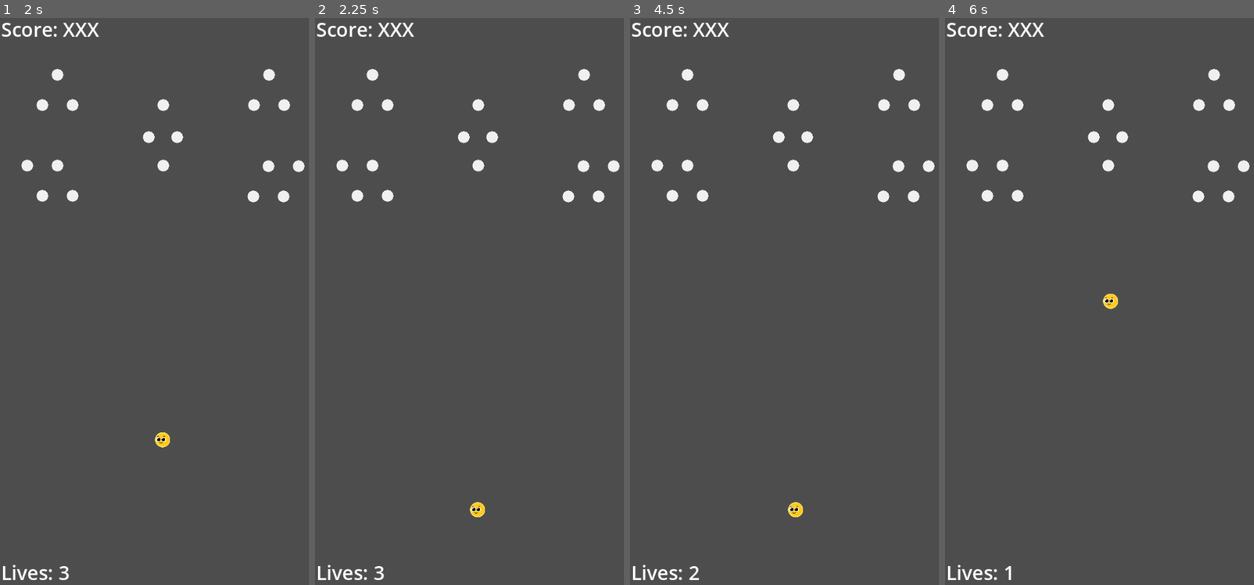
Above: before the commit, frames 1-4 (left to right).
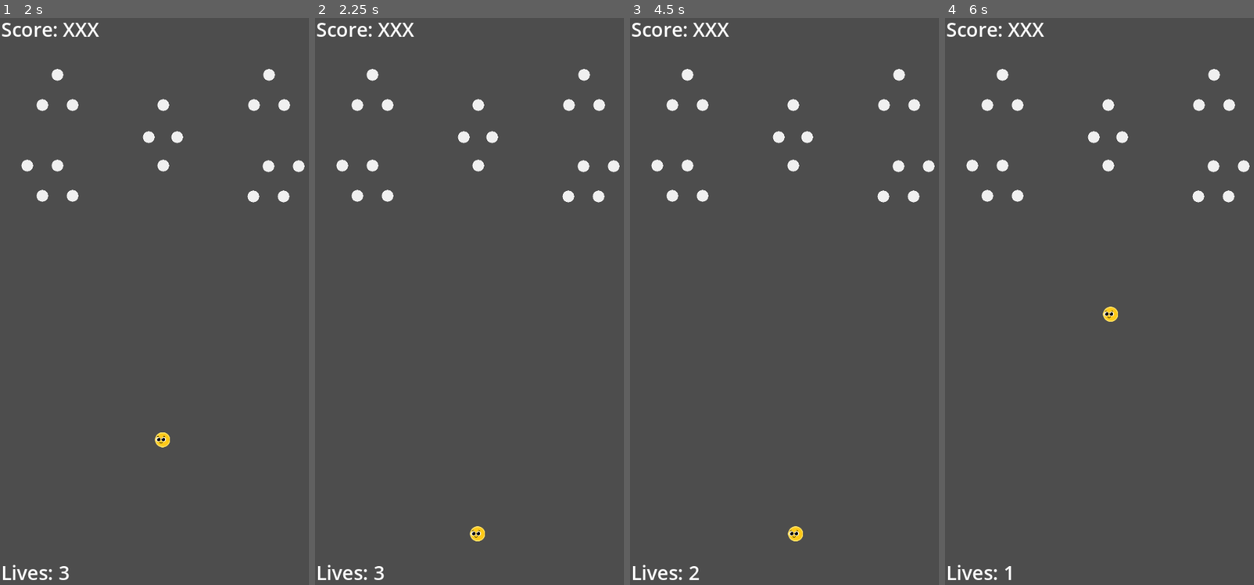
Above: after the commit, the same moments.

Repository: Khryptic/Team-Horseradish
Game: Godot game, scene res://scenes/main_scene.tscn
The game is run twice, just before and just after one commit, with the same random seed, the same clock (stepped at 60 frames per second) and the same inputs.
Inputs (mouse positions are in pixels of both pictures, inside the frame that each line leads up to):
- Up to frame 1 (2 s): tap Enter (ui_accept) at 0.5, 0.77, 1.52 s; move the mouse to (234, 273) at 0.52 s; hold Right (ui_right) from 0.53 s (still down); click (234, 273) at 0.6 s; move the mouse to (98, 335) at 1.27 s; click (98, 335) at 1.35 s
- Up to frame 2 (2.25 s): move the mouse to (509, 176) at 2.02 s; release Right (ui_right) at 2.03 s; hold Left (ui_left) from 2.03 s (still down); click (509, 176) at 2.1 s
- Up to frame 3 (4.5 s): move the mouse to (778, 420) at 2.77 s; release Left (ui_left) at 2.78 s; hold Right (ui_right) 2.78-4.28 s; click (778, 420) at 2.85 s; tap Enter (ui_accept) at 3.02, 3.77 s; move the mouse to (892, 392) at 3.52 s; click (892, 392) at 3.6 s; move the mouse to (694, 216) at 4.27 s; hold Left (ui_left) from 4.28 s (still down); click (694, 216) at 4.35 s
- Up to frame 4 (6 s): tap Enter (ui_accept) at 4.52 s; move the mouse to (1124, 307) at 5.02 s; release Left (ui_left) at 5.03 s; hold Right (ui_right) 5.03-5.78 s; click (1124, 307) at 5.1 s; move the mouse to (1059, 159) at 5.77 s; hold Left (ui_left) from 5.78 s (still down); click (1059, 159) at 5.85 s

Frame 1 is identical in both runs. In frame 2, 0.2% of the frame differs, in the area x 50-56%, y 85-93%; in frame 3, 0.2%; in frame 4, 0.2%.

Commit message:
Added trampoline drawing zone

Diff:
--- a/scenes/main_scene.tscn
+++ b/scenes/main_scene.tscn
@@ -14,6 +14,9 @@
 
 [sub_resource type="RectangleShape2D" id="RectangleShape2D_c8x6e"]
 size = Vector2(17.0038, 1052)
+
+[sub_resource type="RectangleShape2D" id="RectangleShape2D_i6bd5"]
+size = Vector2(634.999, 591.001)
 
 [node name="Node2D" type="Node2D"]
 script = ExtResource("1_wfcph")
@@ -124,6 +127,15 @@
 position = Vector2(9.99982, -42)
 shape = SubResource("RectangleShape2D_c8x6e")
 
+[node name="TrampolineDrawingZone" type="Area2D" parent="."]
+position = Vector2(287, 1001)
+rotation = 1.5708
+
+[node name="CollisionShape2D" type="CollisionShape2D" parent="TrampolineDrawingZone"]
+position = Vector2(-307.499, 15.5017)
+shape = SubResource("RectangleShape2D_i6bd5")
+debug_color = Color(1, 1, 1, 0.0392157)
+
 [node name="CanvasLayer" type="CanvasLayer" parent="."]
 
 [node name="ScoreLabel" type="Label" parent="CanvasLayer"]
@@ -147,3 +159,5 @@
 [connection signal="trampoline_drawn" from="Drawing Controller" to="." method="_on_drawing_controller_trampoline_drawn"]
 [connection signal="body_entered" from="Drawing Controller/Trampoline" to="Drawing Controller" method="_on_trampoline_body_entered"]
 [connection signal="body_entered" from="Bounds" to="." method="_on_bounds_body_entered"]
+[connection signal="mouse_entered" from="TrampolineDrawingZone" to="Drawing Controller" method="_on_trampoline_drawing_zone_mouse_entered"]
+[connection signal="mouse_exited" from="TrampolineDrawingZone" to="Drawing Controller" method="_on_trampoline_drawing_zone_mouse_exited"]
--- a/scripts/drawing_controller.gd
+++ b/scripts/drawing_controller.gd
@@ -9,7 +9,11 @@
 var trampoline_segment_collider: SegmentShape2D
 var trampoline_start: Vector2
 
-var trampoline_lives: int
+var trampoline_lives: int # how many times the ball can bounce on trampoline
+
+var is_trampoline_valid: bool # if the mouse is in drawing zone
+var is_current_trampoline_valid: bool # if the mouse was in drawing zone on mouse down
+# this is needed in case the player starts drawing outside of drawing zone and releases mouse in zone
 
 func _ready() -> void:
 	trampoline_segment_collider = trampoline_collision.shape
@@ -17,49 +21,56 @@
 # Called every frame. 'delta' is the elapsed time since the previous frame.
 func _process(_delta: float) -> void:
 	if(Input.is_action_just_pressed("Draw")):
-		var mouse_pos := get_global_mouse_position()
+		if (is_trampoline_valid):
+			var mouse_pos := get_global_mouse_position()
 
-		# Save starting pos of mouse
-		trampoline_start = mouse_pos
+			# Save starting pos of mouse
+			trampoline_start = mouse_pos
 
-		#slow down time while drawing
-		Engine.time_scale = 0.1
+			#slow down time while drawing
+			Engine.time_scale = 0.1
+
+			is_current_trampoline_valid = true
+		else:
+			# if started drawing outside zone
+			is_current_trampoline_valid = false
+
 
 	elif(Input.is_action_just_released("Draw")):
-		var mouse_pos := get_global_mouse_position()
-
-		var left_side: Vector2
-		var right_side: Vector2
-
-		# Check which direction the player drew the trampoline
-		if(trampoline_start.x < mouse_pos.x):
-			left_side = trampoline_start
-			right_side = mouse_pos
-		else:
-			left_side = mouse_pos
-			right_side = trampoline_start
-
-		trampoline_segment_collider.a = left_side
-		trampoline_segment_collider.b = right_side
-
-		# Set trampoline sprite
-		trampoline_line.clear_points()
-		trampoline_line.add_point(left_side)
-		trampoline_line.add_point(right_side)
-
-		trampoline_drawn.emit()
-
 		# Return to normal speed
 		Engine.time_scale = 1
 
-		# set trampoline lives based off length of trampoline
-		var trampoline_length: int = (trampoline_segment_collider.a - trampoline_segment_collider.b).length()
-		if (trampoline_length > 300):
-			trampoline_lives = 1
-		elif (trampoline_length > 200):
-			trampoline_lives = 1
-		else:
-			trampoline_lives = 1
+		if (is_trampoline_valid && is_current_trampoline_valid):
+			var mouse_pos := get_global_mouse_position()
+			var left_side: Vector2
+			var right_side: Vector2
+
+			# Check which direction the player drew the trampoline
+			if(trampoline_start.x < mouse_pos.x):
+				left_side = trampoline_start
+				right_side = mouse_pos
+			else:
+				left_side = mouse_pos
+				right_side = trampoline_start
+
+			trampoline_segment_collider.a = left_side
+			trampoline_segment_collider.b = right_side
+
+			# Set trampoline sprite
+			trampoline_line.clear_points()
+			trampoline_line.add_point(left_side)
+			trampoline_line.add_point(right_side)
+
+			trampoline_drawn.emit()
+
+			# set trampoline lives based off length of trampoline
+			var trampoline_length: int = (trampoline_segment_collider.a - trampoline_segment_collider.b).length()
+			if (trampoline_length > 300):
+				trampoline_lives = 1
+			elif (trampoline_length > 200):
+				trampoline_lives = 1
+			else:
+				trampoline_lives = 1
 
 
 
@@ -82,3 +93,11 @@
 			trampoline_line.clear_points()
 			trampoline_segment_collider.a = Vector2(-10000, -10000)
 			trampoline_segment_collider.b = Vector2(-10000, -10000)
+
+
+
+func _on_trampoline_drawing_zone_mouse_exited() -> void:
+	is_trampoline_valid = false
+
+func _on_trampoline_drawing_zone_mouse_entered() -> void:
+	is_trampoline_valid = true
--- a/scripts/game_controller.gd
+++ b/scripts/game_controller.gd
@@ -10,6 +10,7 @@
 func _ready() -> void:
 	ball_ref = get_tree().get_first_node_in_group("ball").get_child(0)
 	ball_ref.add_to_group("ball")
+
 
 # Called every frame. 'delta' is the elapsed time since the previous frame.
 func _process(_delta: float) -> void:
Not shown: 1 places in scenes/main_scene.tscn that only renumber resources
